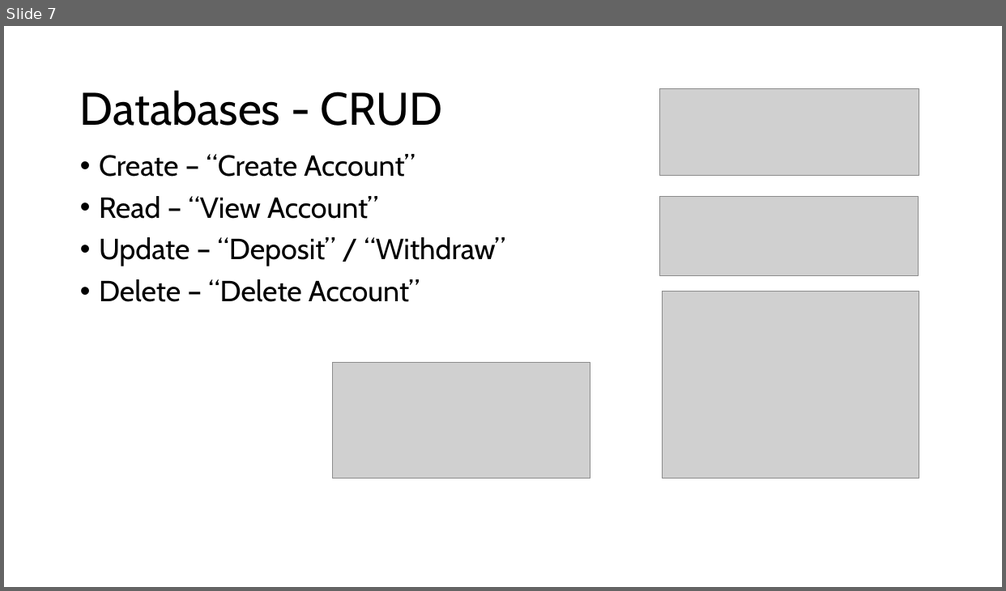
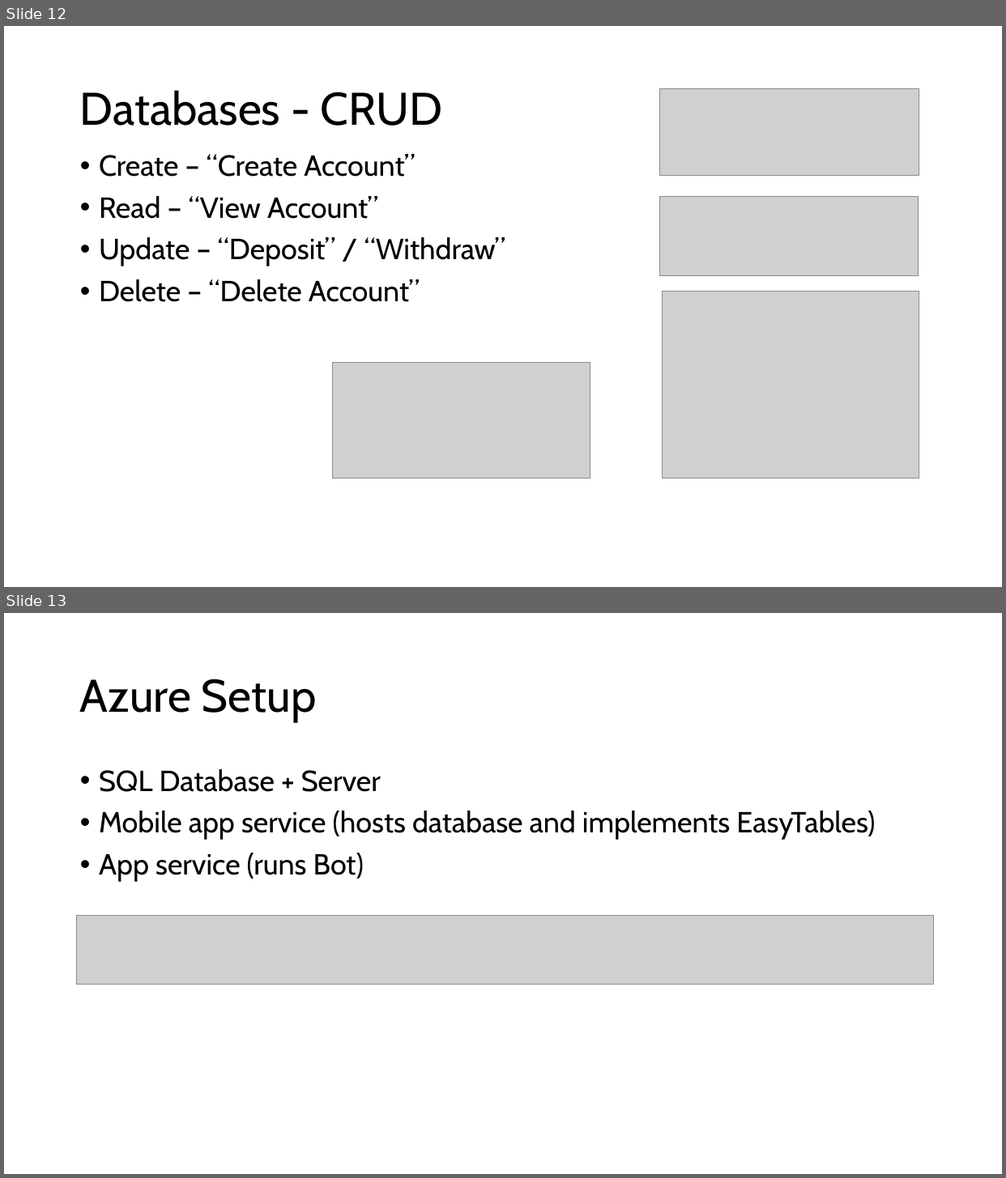
Before and after one commit to cdsuligan/MSAPhase2, a slide deck: MSA Assessment Deck.pptx. Shown one above the other, each under a label of ours: slide 7 before the commit, slides 12 and 13 after it. The pictures are 1006x591 and 1006x1178 pixels, drawn with LibreOffice and Linux fonts; fonts in the diff are those of the drawing; grey boxes stand for pictures; background and template pictures are left out. Boxes give left, top, right and bottom in pixels: in the first picture for what was removed or moved away, otherwise in the second. Text is boxed around its words. In the diff, an @@ line names an element or a change of style, - is before the commit and + after.

```diff
--- a/MSA Assessment Deck.pptx
+++ b/MSA Assessment Deck.pptx
@@ slide 13 added at <box>4,613,1002,1174</box>, background picture (left out) @@
@@ title added at <box>80,679,317,722</box>, 44 pt, text #000000 @@
+Azure Setup
@@ text added at <box>99,769,875,882</box>, 28 pt, text #000000 @@
+• SQL Database + Server
+• Mobile app service (hosts database and implements EasyTables)
+• App service (runs Bot)
@@ picture added at <box>76,915,933,984</box> @@
@@ what was slide 7 is now slide 12 @@
```
Also in this commit, not shown: 6 slides changed, 5 other slides added, 1 other file.
